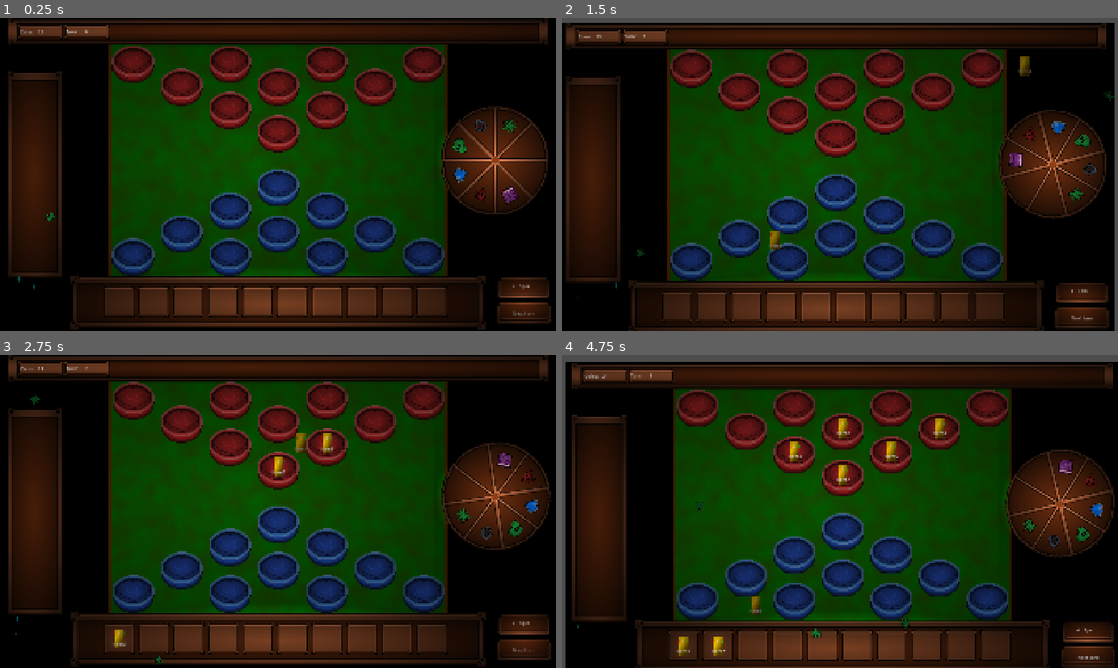
Above: before the commit, frames 1-4 (two rows, left to right).
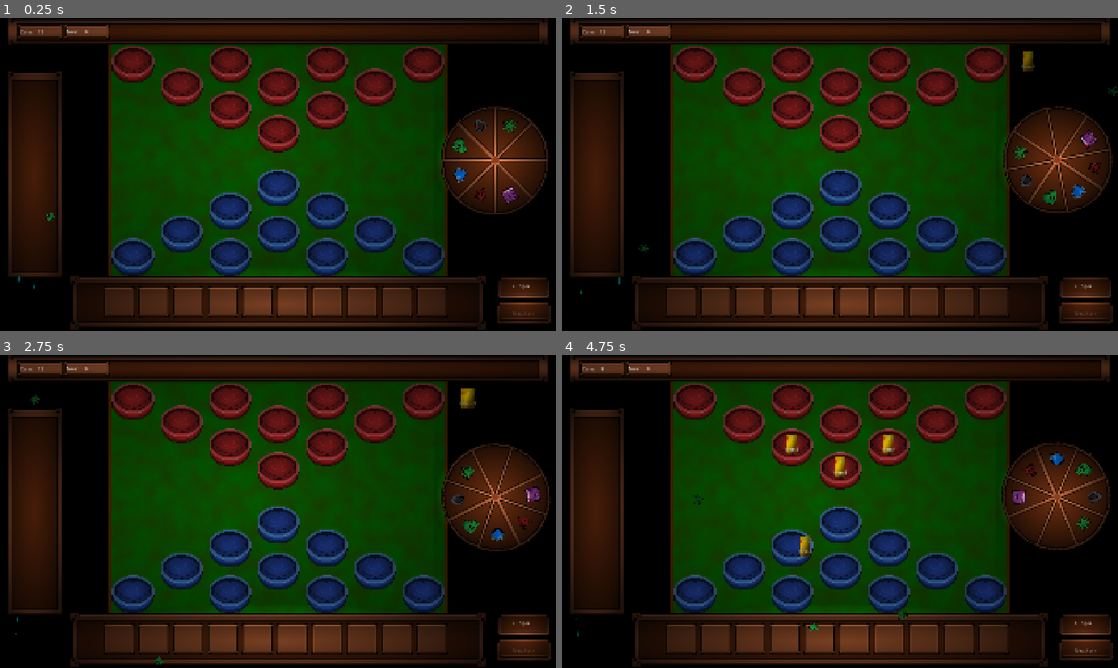
Above: after the commit, the same moments.

Repository: ArmanKianian/Untitled
Game: Godot game, scene res://scenes/game.tscn
Same seed, same stepped clock (60 frames per second), same inputs: the game is played once before the commit and once after it.
Inputs (mouse positions are in pixels of both pictures, inside the frame that each line leads up to):
- Up to frame 1 (0.25 s): no input
- Up to frame 2 (1.5 s): click (1084, 287) at 0.5 s, where only the run before the commit has a clickable "Spin"; click (1084, 312) at 1.25 s, where only the run before the commit has a clickable "Next turn"
- Up to frame 3 (2.75 s): click (522, 649) at 2 s, where only the run before the commit has a clickable "Next turn"
- Up to frame 4 (4.75 s): click (1084, 624) at 2.75 s, where only the run before the commit has a clickable "Spin"; click "Spin" at 3.5 s; click (1084, 649) at 4.25 s, where only the run before the commit has a clickable "Next turn"

The runs differ from the first frame. In frame 1, less than 0.1% of the frame differs, in the area x 92-96%, y 94-96%; in frame 2, 31%; in frame 3, 3.9%; in frame 4, 34%, in the area x 0-100%, y 0-100%.

Commit message:
Spam bug
When i changed spinning logic to await, i don't know parallel or something, it have a bug where money goes under 0, so i disabled buttons after each button pressed till it's finished.

also I added a point for player and enemy for winning or losing game logic.

Diff:
--- a/scripts/game.gd
+++ b/scripts/game.gd
@@ -11,6 +11,8 @@
 @onready var player_square: Node2D = $war_square/player_square
 @onready var enemy_square: Node2D = $war_square/enemy_square
 
+@onready var spin_button: Button = $UI/Spin_Button
+@onready var end_turn_button: Button = $UI/End_Turn_button
 
 @onready var spinning_wheel: Node2D = $Spinning_Wheel
 
@@ -27,26 +29,38 @@
 var enemy_spin_cost = 3
 
 func _ready() -> void:
+	spin_button.disabled = true
+	end_turn_button.disabled = true
 	enemy_coin = start_coin
 	enemy_spin_cost = turn_spin_cost
 	coin.text = str(start_coin)
-	enemy_move()
+	await enemy_move()
+	spin_button.disabled = false
+	end_turn_button.disabled = false
 
 func _on_end_turn_button_pressed() -> void:
+	spin_button.disabled = true
+	end_turn_button.disabled = true
 	camera.screen_shake(50, 0.5)
 	spin_cost.text = str(turn_spin_cost)
 	turn.text = str(int(turn.text) + 1)
 	coin.text = str(int(coin.text) + turn_coin_gain)
 
-	check_win()
-	enemy_move()
+	await check_win()
+	await enemy_move()
+	spin_button.disabled = false
+	end_turn_button.disabled = false
 
 func _on_spin_button_pressed() -> void:
+	spin_button.disabled = true
+	end_turn_button.disabled = true
 	camera.screen_shake(8, 0.2)
 	if int(coin.text) >= int(spin_cost.text):
 		if await add_card(player_cards, player_inventory, player_square):
 			coin.text = str(int(coin.text) - int(spin_cost.text))
 			spin_cost.text = str(int(spin_cost.text) + spin_cost_gain)
+	spin_button.disabled = false
+	end_turn_button.disabled = false
 
 func add_card(cards, inventory, square):
 	for child in inventory.get_children():
@@ -107,14 +121,38 @@
 func check_win():
 	var enemy_slots = enemy_square.get_children()
 	var player_slots = player_square.get_children()
+	var is_there_any = false
+	var enemy_point = 0
+	var player_point = 0
 	for i in range(enemy_slots.size()):
+		if player_slots[i].item:
+				if enemy_slots[i].item == null:
+					player_point+=1
 		if enemy_slots[i].item:
-			if player_slots[i].item:
-				player_slots[i].item.health -= enemy_slots[i].item.damage
-				enemy_slots[i].item.health -= player_slots[i].item.damage
-				if enemy_slots[i].item.health <= 0:
-					enemy_slots[i].item.queue_free()
-					enemy_slots[i].item = null
-				if player_slots[i].item.health <= 0:
-					player_slots[i].item.queue_free()
-					player_slots[i].item = null
+				if player_slots[i].item == null:
+					enemy_point+=1
+	while true:
+		for i in range(enemy_slots.size()):
+			is_there_any = false
+			if enemy_slots[i].item:
+				if player_slots[i].item:
+					is_there_any = true
+					player_slots[i].item.health -= enemy_slots[i].item.damage
+					enemy_slots[i].item.health -= player_slots[i].item.damage
+					if enemy_slots[i].item.health <= 0:
+						player_point += 1
+						enemy_slots[i].item.queue_free()
+						enemy_slots[i].item = null
+					if player_slots[i].item.health <= 0:
+						enemy_point += 1
+						player_slots[i].item.queue_free()
+						player_slots[i].item = null
+
+		if is_there_any == false:
+			print("enemy: ", enemy_point)
+			print("player: ", player_point)
+			if player_point > enemy_point:
+				pass
+			elif player_point < enemy_point:
+				pass
+			break
